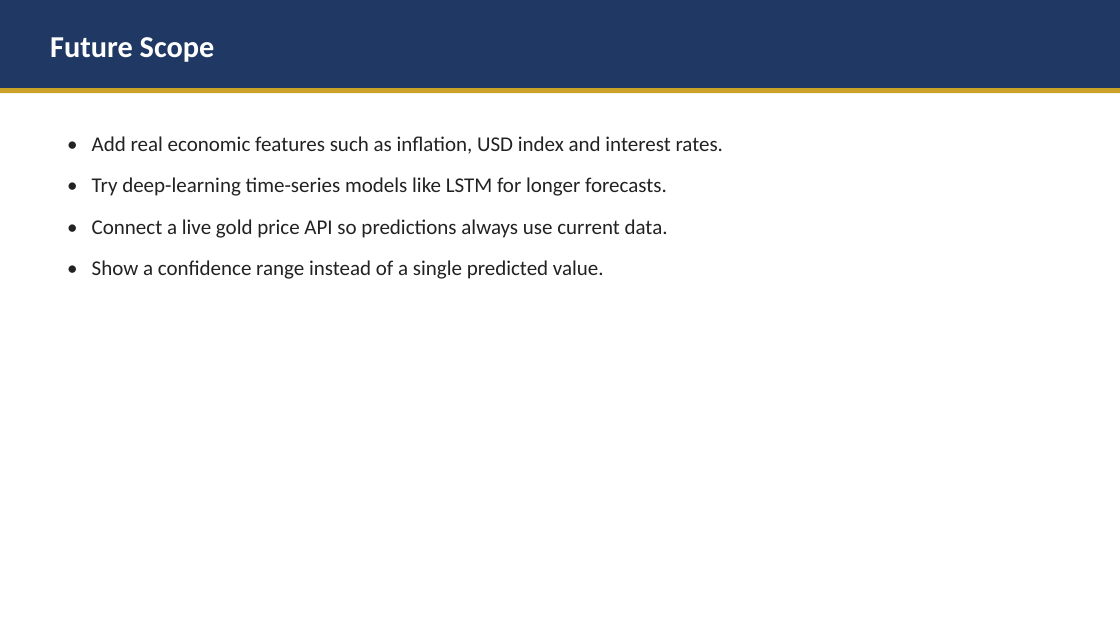
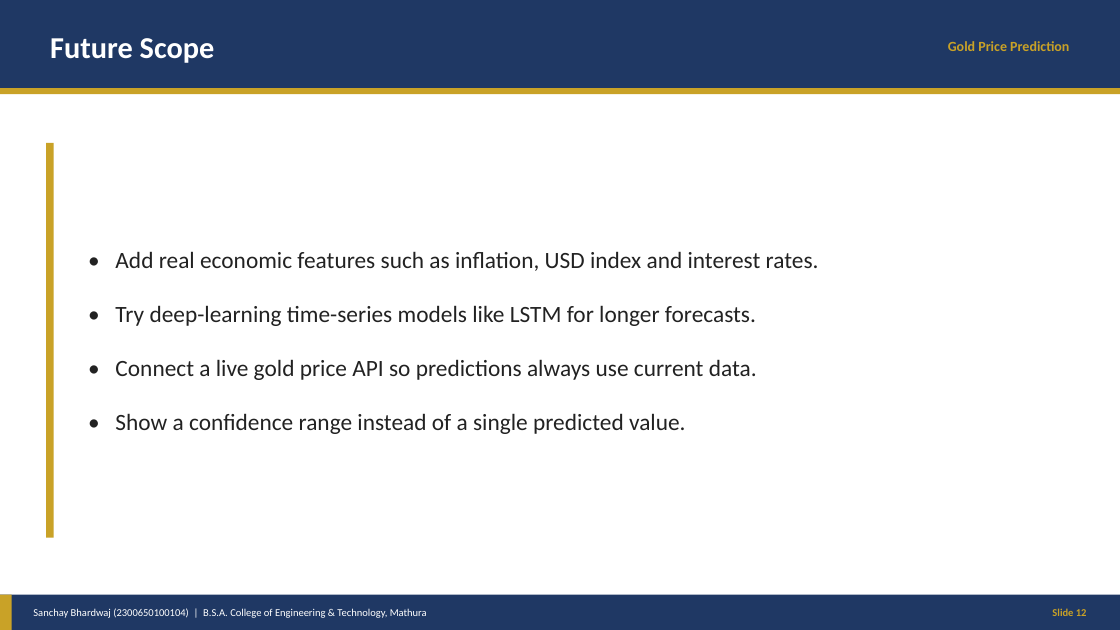
Before and after one commit to sanchaybhardwaj411-alt/gold-price-prediction, a slide deck: slide 12 of docs/Gold-Price-Prediction-Presentation.pptx. Drawn at 1120x630 pixels with LibreOffice and Linux fonts; fonts in the diff are those of the drawing. Boxes give left, top, right and bottom in pixels: in the first picture for what was removed or moved away, otherwise in the second. Text is boxed around its words. In the diff, an @@ line names an element or a change of style, - is before the commit and + after.

Commit message:
Redesign presentation: full-page slides, Sanchay-only attribution, results chart

```diff
--- a/docs/Gold-Price-Prediction-Presentation.pptx
+++ b/docs/Gold-Price-Prediction-Presentation.pptx
@@ text added at box(948, 41, 1069, 51), 12 pt, text #C9A227, bold @@
+Gold Price Prediction
@@ rectangle added at box(46, 143, 54, 538), fill #C9A227 @@
@@ text "• Add real economic features ...": place and size @@
-text "• Add real economic features ..." at box(92, 136, 724, 279)
+text "• Add real economic features ..." at box(115, 251, 819, 434)
@@ text "• Add real economic features ..." at box(115, 251, 819, 434): size 18 to 20 pt; more space between paragraphs; vertical alignment top to middle @@
@@ rectangle added at box(0, 595, 1120, 630), fill #1F3864 @@
@@ rectangle added at box(0, 595, 12, 630), fill #C9A227 @@
@@ text added at box(33, 608, 427, 618), 9 pt, text #FFFFFF @@
+Sanchay Bhardwaj (2300650100104) | B.S.A. College of Engineering & Technology, Mathura
@@ text added at box(1052, 608, 1087, 616), 9 pt, text #C9A227, bold @@
+Slide 12
```
Also in this commit, not shown: 11 other slides changed, 1 slide added, 1 slide removed, 4 other files.
